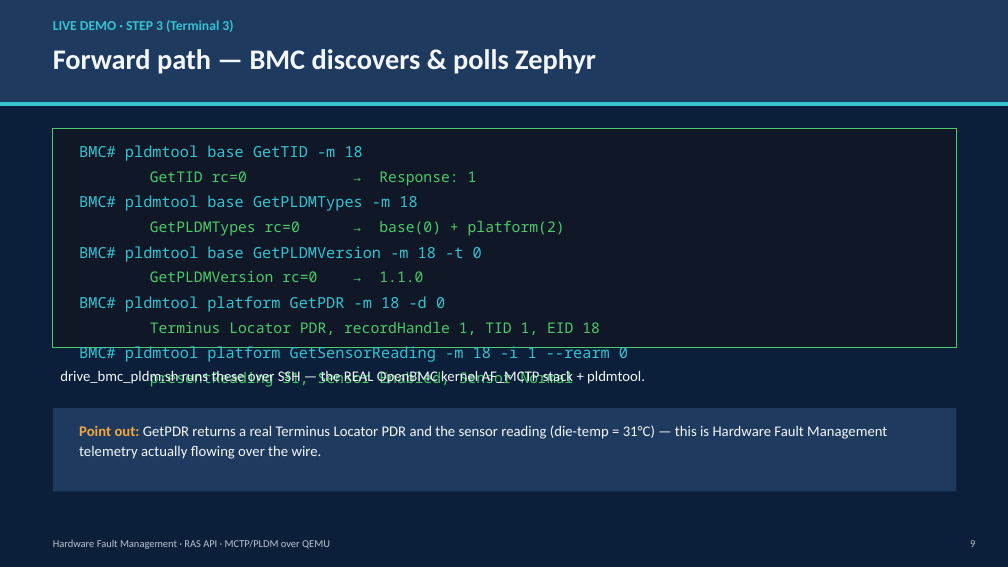
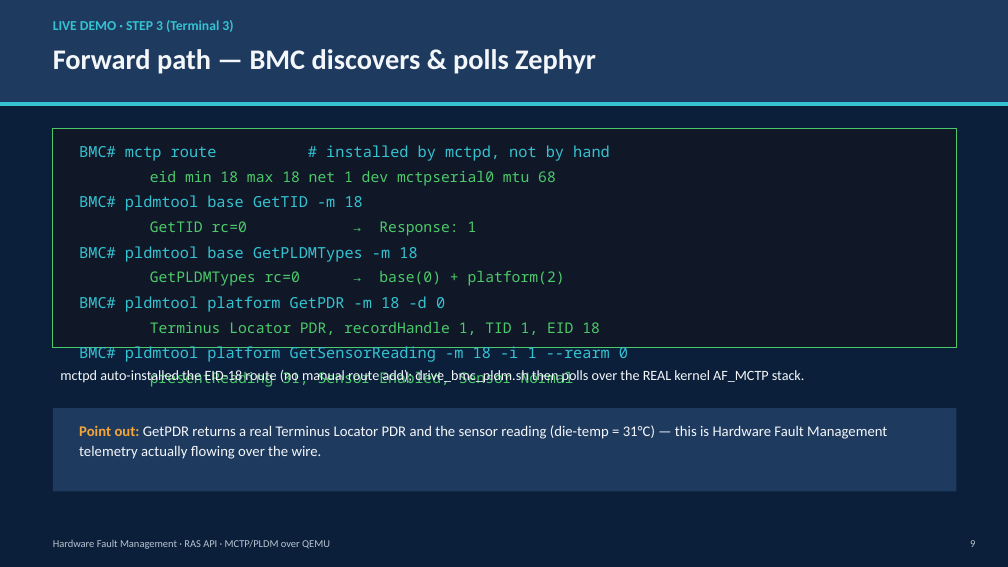
Before and after one commit to OCP-China-Projects/Hardware-Fault-Management, a slide deck: slide 9 of docs/demo/HFM_RASAPI_demo.pptx. Drawn at 1008x567 pixels with LibreOffice and Linux fonts; fonts in the diff are those of the drawing. Boxes give left, top, right and bottom in pixels: in the first picture for what was removed or moved away, otherwise in the second. Text is boxed around its words. In the diff, an @@ line names an element or a change of style, - is before the commit and + after.

```diff
--- a/docs/demo/HFM_RASAPI_demo.pptx
+++ b/docs/demo/HFM_RASAPI_demo.pptx
@@ text at bbox=[79, 145, 610, 186]: paragraphs added @@
+BMC# mctp route # installed by mctpd, not by hand
+eid min 18 max 18 net 1 dev mctpserial0 mtu 68
@@ text at bbox=[79, 246, 482, 282]: paragraphs removed @@
-BMC# pldmtool base GetPLDMVersion -m 18 -t 0
-GetPLDMVersion rc=0 → 1.1.0
@@ text at bbox=[60, 370, 805, 384]: text changed; size 14 to 13.5 pt @@
-drive_bmc_pldm.sh runs these over SSH — the REAL OpenBMC kernel AF_MCTP stack + pldmtool.
+mctpd auto-installed the EID-18 route (no manual route add); drive_bmc_pldm.sh then polls over the REAL kernel AF_MCTP stack.
```
Also in this commit, not shown: 8 other slides changed, 1 slide added, 1 slide removed, 11 other files.
